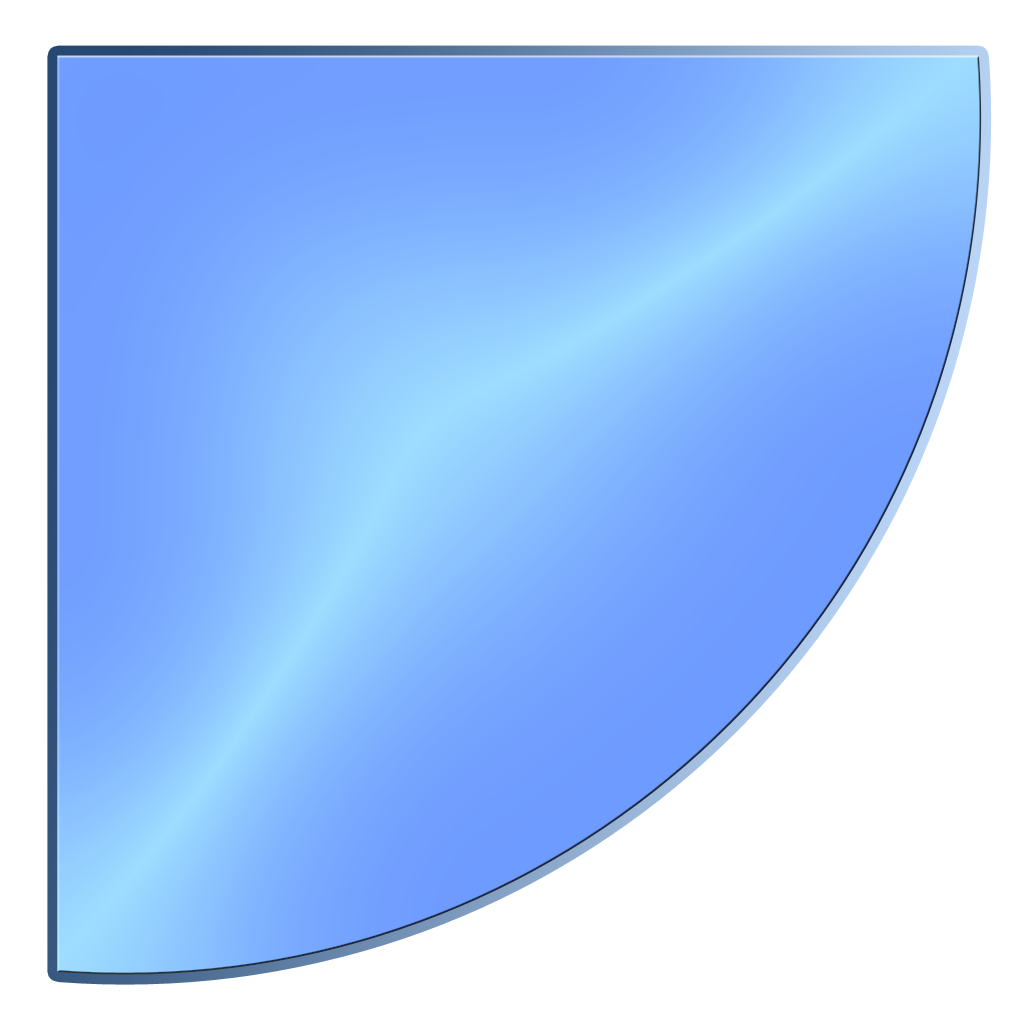
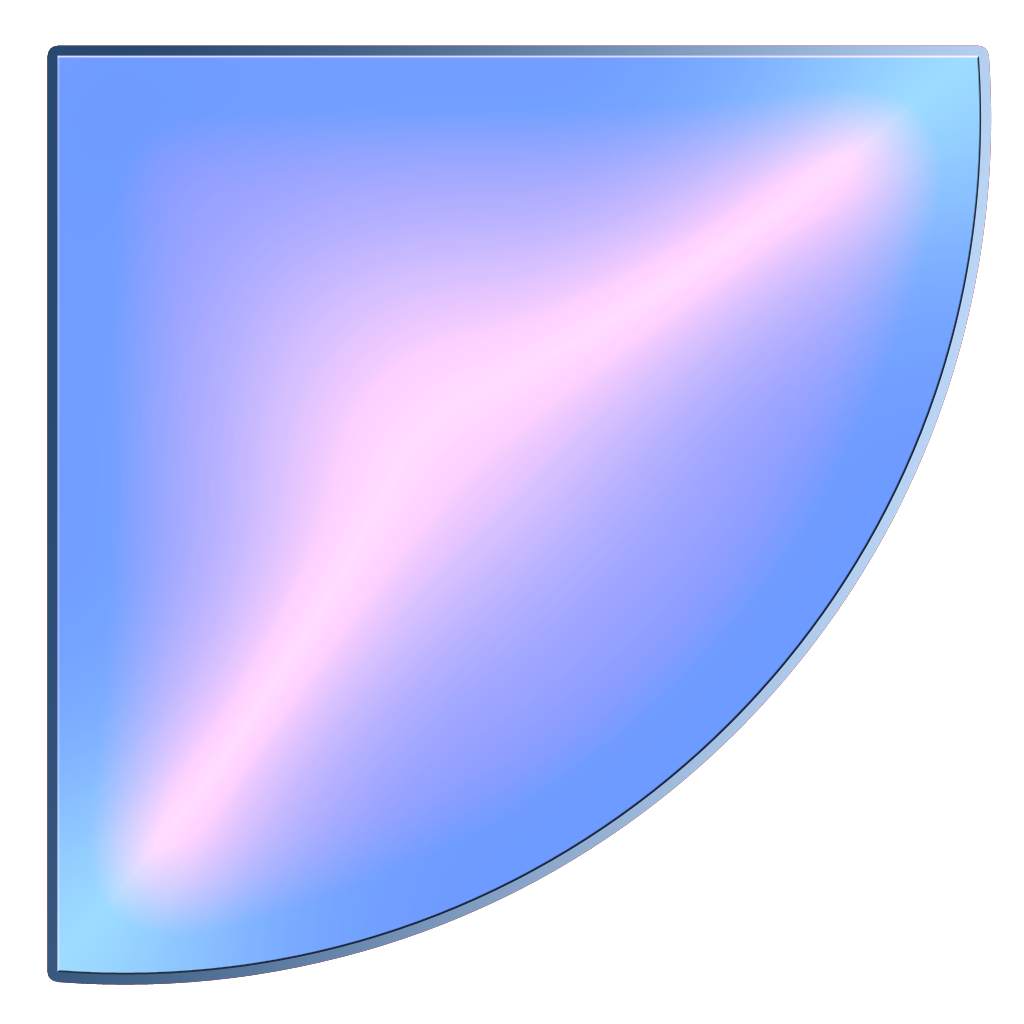
Revision of a layered 1024px x 1024px image; what changed, layer by layer:
removed layer "Shape 6 copy 2" (was overlay) over box(57, 55, 982, 975)
removed layer "Shape 6" over box(57, 55, 982, 975)
added layer "Layer 1 copy 2" (overlay) above "Layer 1 copy" over box(57, 55, 982, 975)
added layer "Layer 1 copy" (luminosity) above "Layer 1" over box(57, 55, 982, 975)
added layer "Layer 1" above "Layer 0" over box(57, 55, 982, 975)
